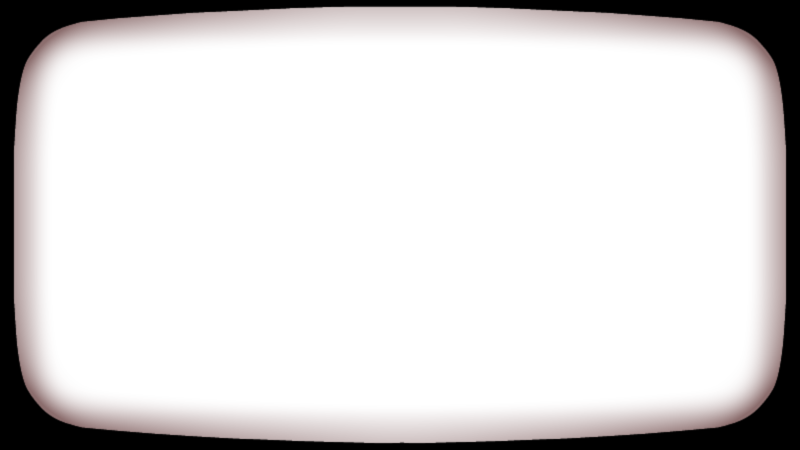
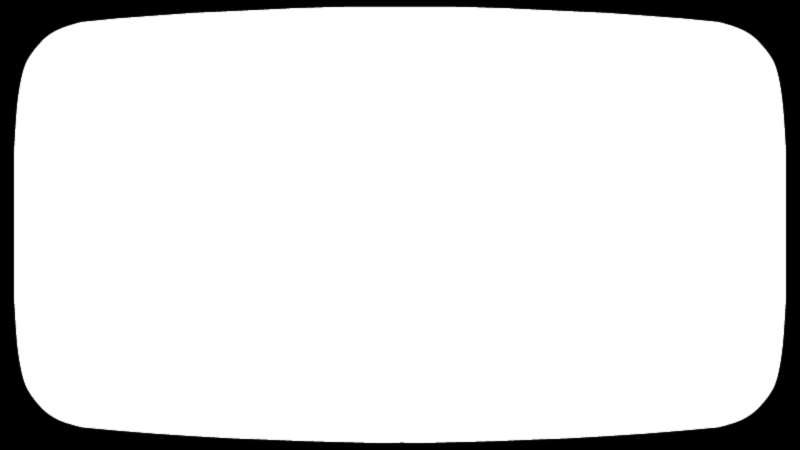
Layer changes from the first (800, 450) image to the second:
pixels changed over bbox(13, 6, 787, 444) (layer not identified)
